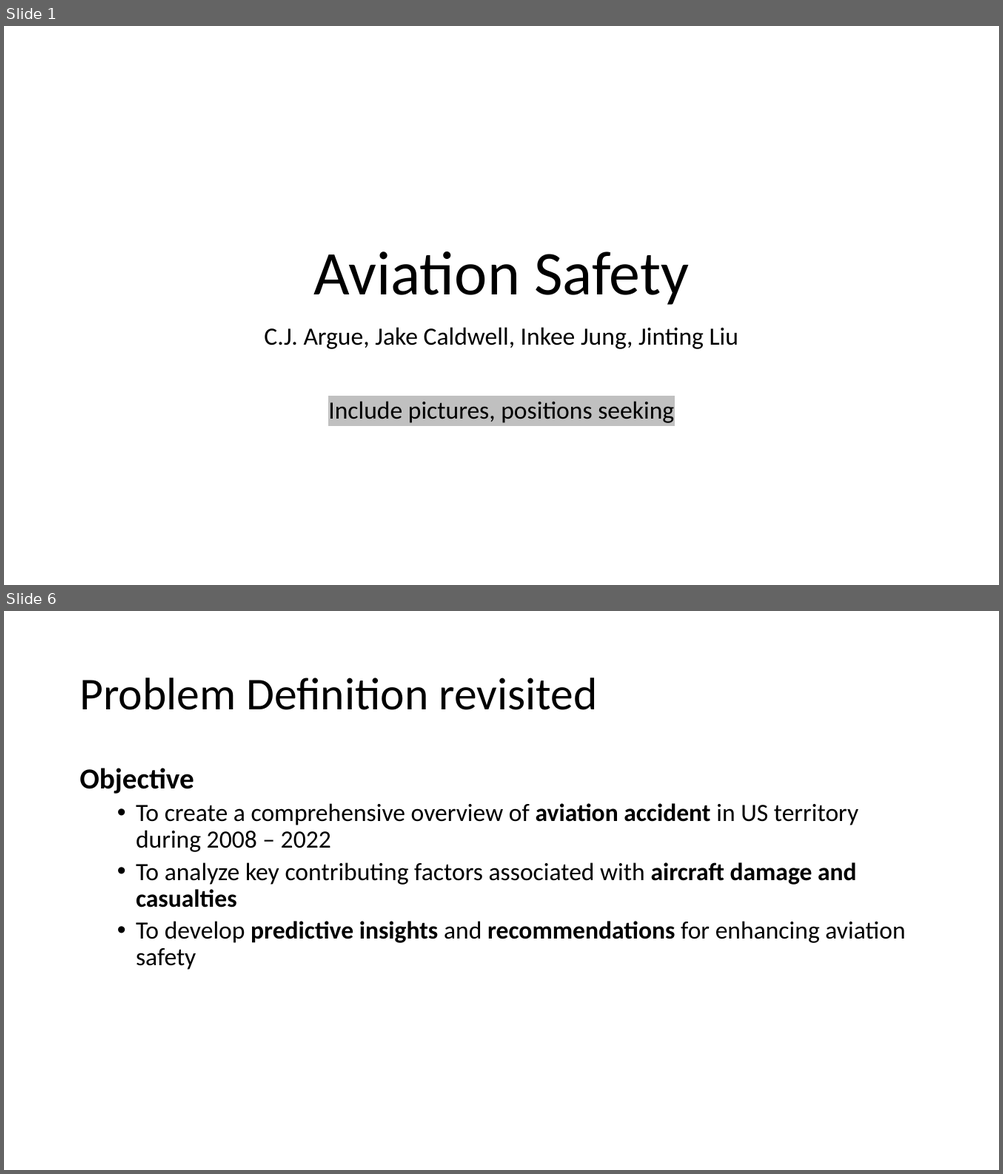
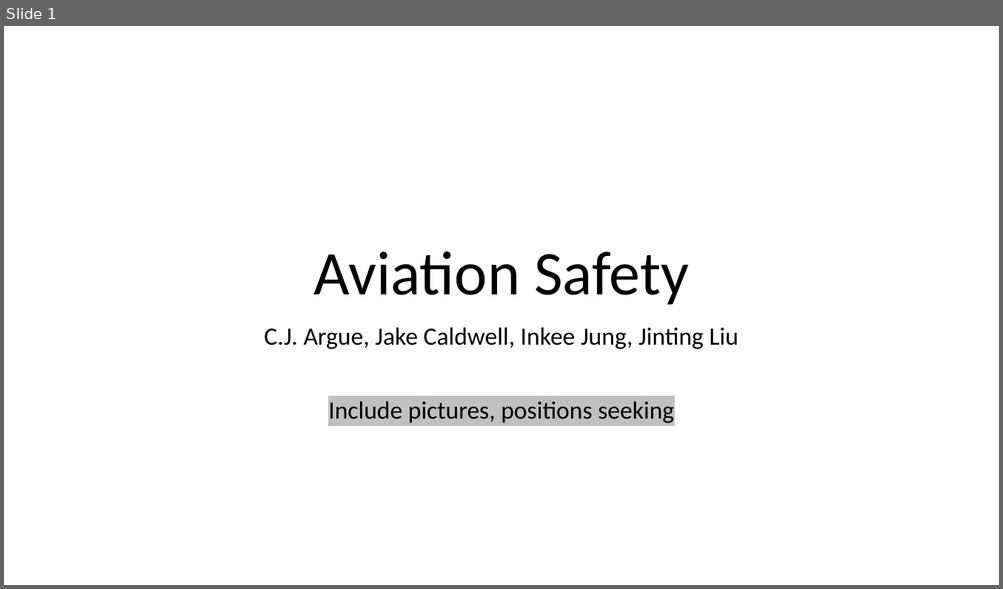
Before and after one commit to TheErdosInstitute-Summer2025-Project/aviation-project, a slide deck: deliverables/presentation_intro_problem_definition_data_collection.pptx. Shown one above the other, each under a label of ours: slides 1 and 6 before the commit, slide 1 after it; the slides between them are not shown. The pictures are 1003x1174 and 1003x589 pixels, drawn with LibreOffice and Linux fonts; fonts in the diff are those of the drawing. Boxes give left, top, right and bottom in pixels: in the first picture for what was removed or moved away, otherwise in the second. Text is boxed around its words. In the diff, an @@ line names an element or a change of style, - is before the commit and + after.

```diff
--- a/deliverables/presentation_intro_problem_definition_data_collection.pptx
+++ b/deliverables/presentation_intro_problem_definition_data_collection.pptx
@@ slide 6 removed at (x1=4, y1=611, x2=999, y2=1170), background #FFFFFF @@
@@ title removed at (x1=79, y1=678, x2=597, y2=710) @@
-Problem Definition revisited
@@ text removed at (x1=79, y1=768, x2=905, y2=970) @@
-Objective
-  • To create a comprehensive overview of aviation accident in US territory during 2008 – 2022
-  • To analyze key contributing factors associated with aircraft damage and casualties
-  • To develop predictive insights and recommendations for enhancing aviation safety
```
Also in this commit, not shown: 2 slides changed, 2 slides added, 4 other slides removed.
